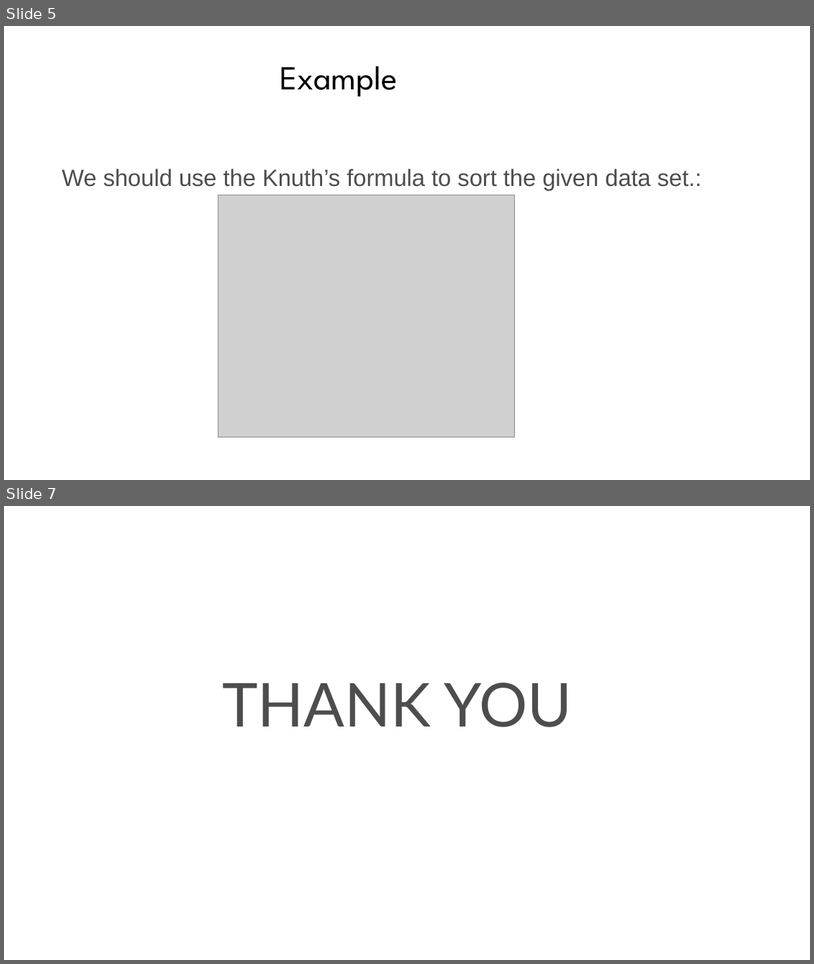
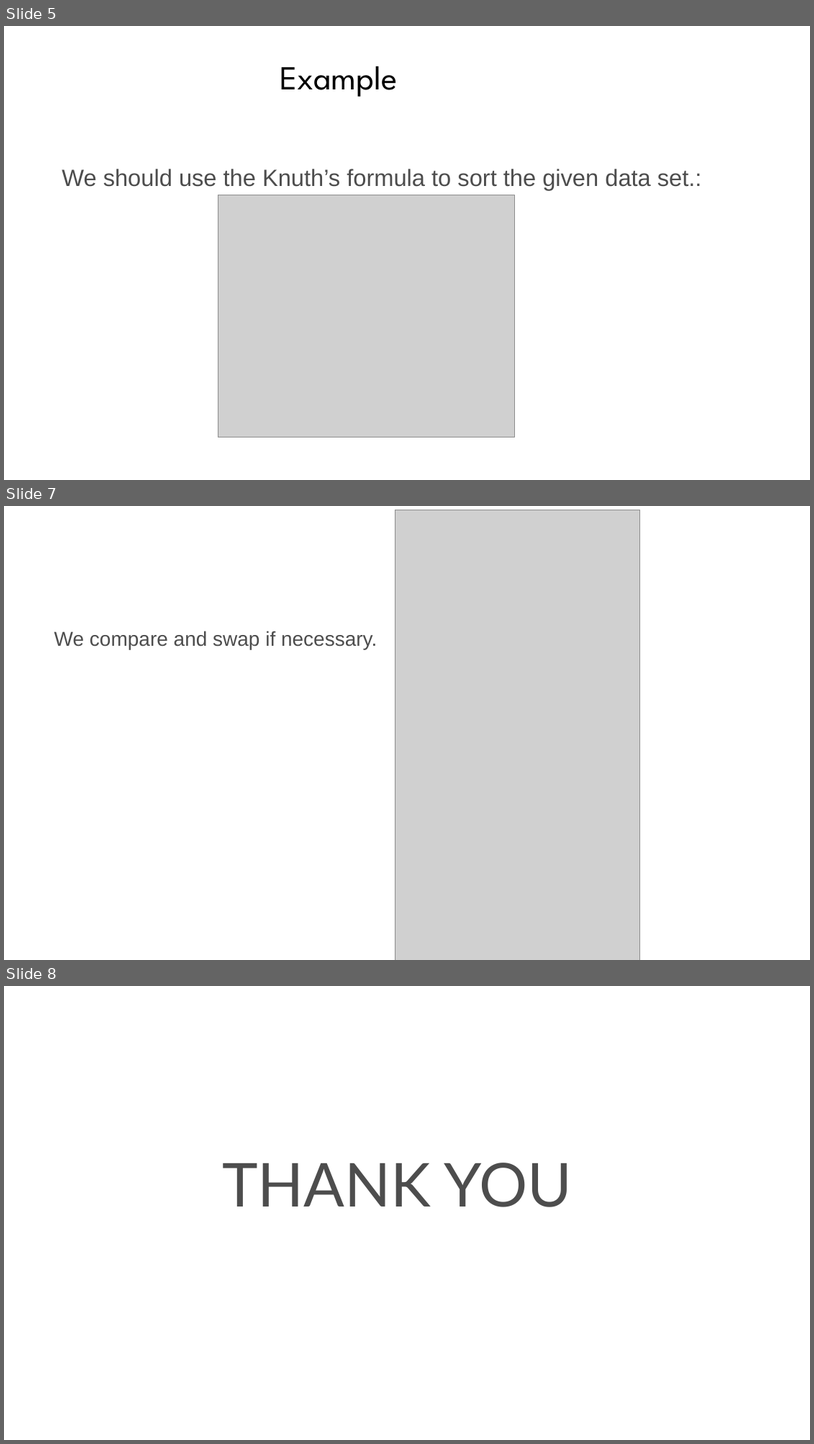
Before and after one commit to praash47/dsa, a slide deck: double_hash_and_shell_sort.pptx. Shown one above the other, each under a label of ours: slides 5 and 7 before the commit, slides 5, 7 and 8 after it; the slides between them are not shown. The pictures are 814x964 and 814x1444 pixels, drawn with LibreOffice and Linux fonts; fonts in the diff are those of the drawing; grey boxes stand for pictures; background and template pictures are left out. Boxes give left, top, right and bottom in pixels: in the first picture for what was removed or moved away, otherwise in the second. Text is boxed around its words. In the diff, an @@ line names an element or a change of style, - is before the commit and + after.

```diff
--- a/double_hash_and_shell_sort.pptx
+++ b/double_hash_and_shell_sort.pptx
@@ slide 7 added at [4,506,810,960], background picture (left out) @@
@@ picture added at [396,510,640,960] @@
@@ text added at [54,631,377,649], 24 pt, text #4D4D4D @@
+We compare and swap if necessary.
@@ what was slide 7 is now slide 8 @@
```
Also in this commit, not shown: 1 slide changed.
